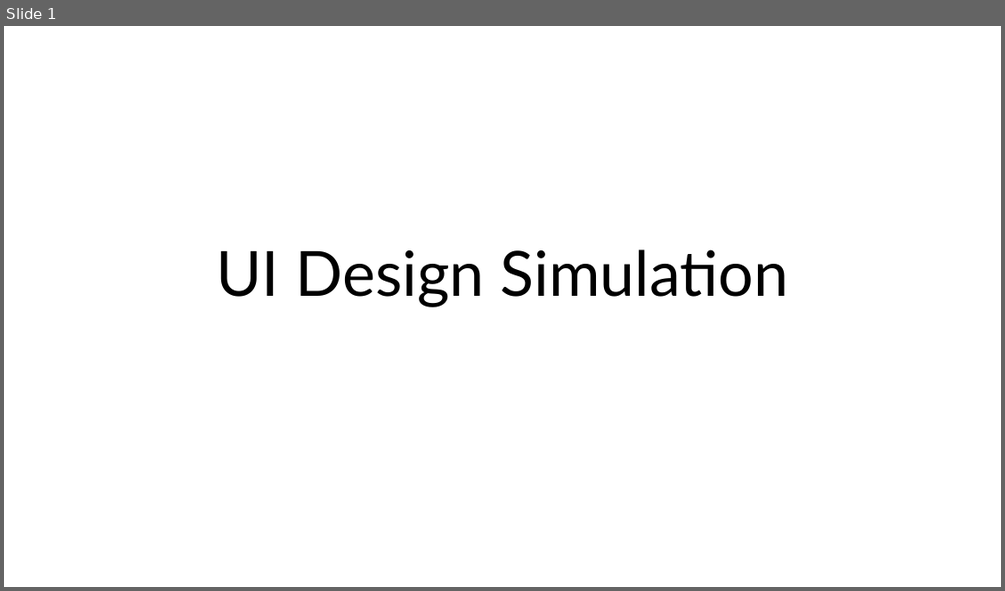
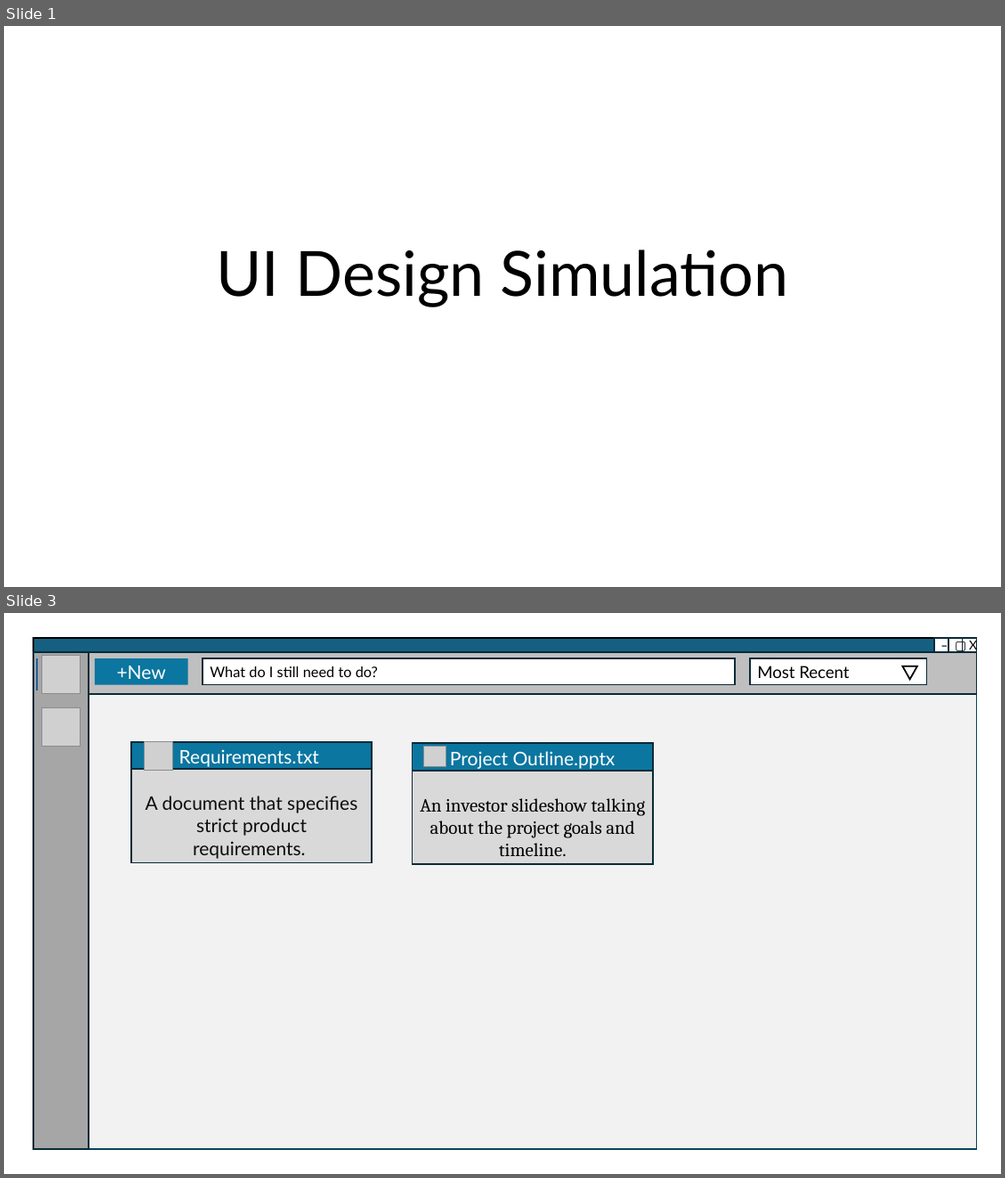
Before and after one commit to Ethixxx/Tropez_Project, a slide deck: Prototyping Diagrams/UI Design Simulation.pptx. Shown one above the other, each under a label of ours: slide 1 before the commit, slides 1 and 3 after it; the slides between them are not shown. The pictures are 1005x591 and 1005x1178 pixels, drawn with LibreOffice and Linux fonts; fonts in the diff are those of the drawing; grey boxes stand for pictures. Boxes give left, top, right and bottom in pixels: in the first picture for what was removed or moved away, otherwise in the second. Text is boxed around its words. In the diff, an @@ line names an element or a change of style, - is before the commit and + after.

Commit message:
Updated the ui to the actual version. Still alpha of course.

```diff
--- a/Prototyping Diagrams/UI Design Simulation.pptx
+++ b/Prototyping Diagrams/UI Design Simulation.pptx
@@ slide 3 added at [4,613,1001,1174], background #FFFFFF @@
@@ rectangle added at [33,638,976,652], fill #156082, outline #000000 1.5 pt @@
@@ rectangle added at [934,638,948,652], fill #FFFFFF, outline #092A39 1.5 pt, 12 pt, text #001D35 @@
+–
@@ rectangle added at [948,638,963,652], fill #FFFFFF, outline #092A39 1.5 pt, 12 pt, text #000000 @@
+▢
@@ rectangle added at [963,638,977,652], fill #FFFFFF, outline #092A39 1.5 pt, 12 pt, text #000000 @@
+X
@@ rectangle added at [33,652,976,1149], fill #F2F2F2, outline #07455D 1.5 pt @@
@@ rectangle added at [33,652,89,1149], fill #A6A6A6, outline #092A39 1.5 pt @@
@@ line added from (37, 658) to (37, 690), #215F9A 1.5 pt @@
@@ picture added at [41,656,80,694] @@
@@ rectangle added at [89,652,976,694], fill #BFBFBF, outline #092A39 1.5 pt @@
@@ rectangle added at [95,658,188,685], fill #0B76A0, 18 pt, text #FFFFFF @@
++New
@@ rectangle added at [202,658,736,685], fill #FFFFFF, outline #092A39 1.5 pt, 14 pt, text #000000 @@
+What do I still need to do?
@@ rectangle added at [751,658,927,685], fill #FFFFFF, outline #092A39 1.5 pt, 16 pt, text #000000 @@
+Most Recent
@@ triangle added at [903,666,918,679], fill #FFFFFF, outline #000000 1.5 pt @@
@@ picture added at [41,708,80,747] @@
@@ rectangle added at [131,742,372,859], fill #0B76A0, outline #092A39 1.5 pt, 18 pt, text #FFFFFF @@
+Requirements.txt
@@ picture added at [144,742,172,770] @@
@@ rectangle added at [413,743,653,860], fill #0B76A0, outline #092A39 1.5 pt, 18 pt, text #FFFFFF @@
+Project Outline.pptx
@@ rectangle added at [131,770,372,863], fill #D9D9D9, outline #092A39 1.5 pt, 18 pt, text #0D0D0D @@
+A document that specifies strict product requirements.
@@ rectangle added at [413,770,653,863], fill #D9D9D9, outline #092A39 1.5 pt, 18 pt, text #000000 @@
+An investor slideshow talking about the project goals and timeline.
@@ picture added at [424,747,446,766] @@
```
Also in this commit, not shown: 1 other slide added, 1 slide removed, 28 other files.
